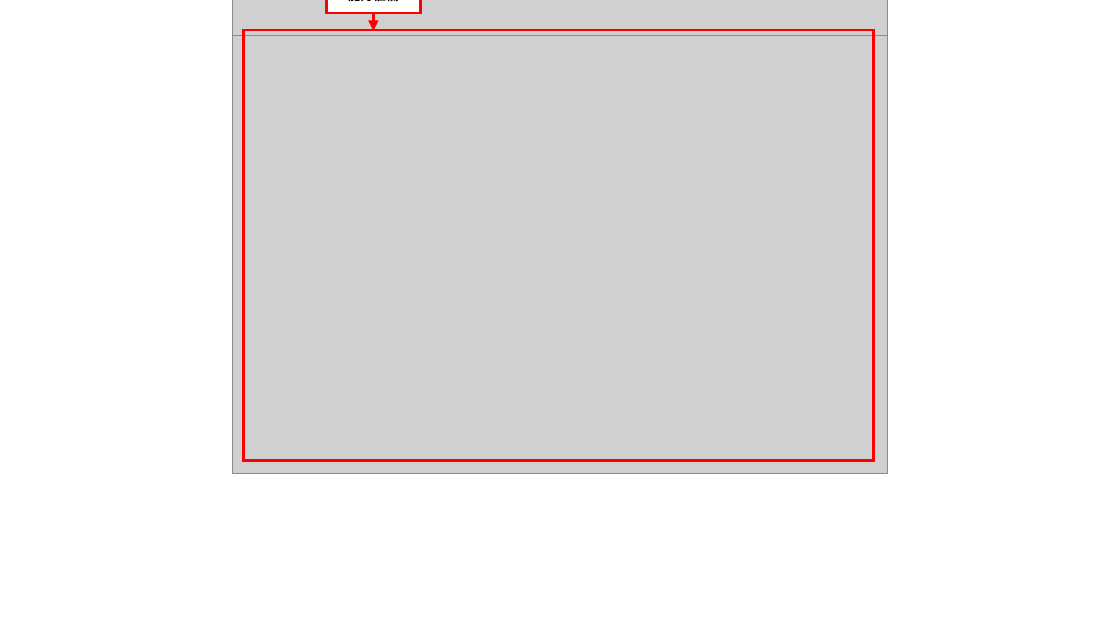
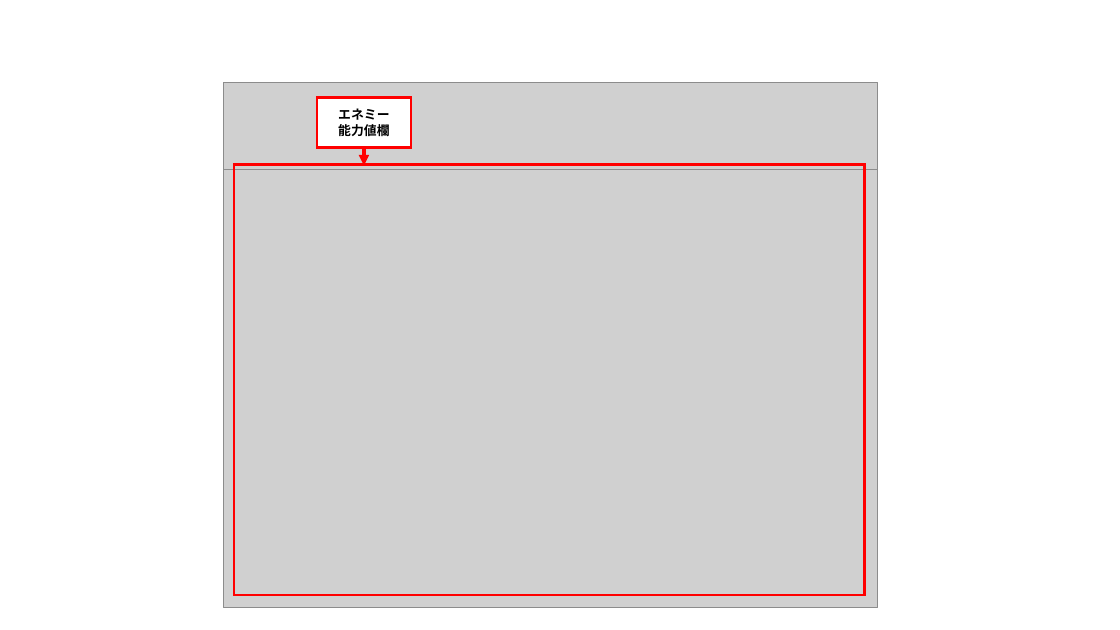
Before and after one commit to ramune428/lhtrpg_webapp_challenge, a slide deck: slide 25 of スクリーンショット_使い方_エネミー.pptx (slide 23 before the commit). Drawn at 1120x630 pixels with LibreOffice and Linux fonts; fonts in the diff are those of the drawing; grey boxes stand for pictures. Boxes give left, top, right and bottom in pixels: in the first picture for what was removed or moved away, otherwise in the second. Text is boxed around its words. In the diff, an @@ line names an element or a change of style, - is before the commit and + after.

```diff
--- a/スクリーンショット_使い方_エネミー.pptx
+++ b/スクリーンショット_使い方_エネミー.pptx
@@ 2 pictures, 2 rectangles, 1 arrow: place and size @@
-2 pictures, 2 rectangles, 1 arrow at bbox=[233, 0, 887, 474]
+2 pictures, 2 rectangles, 1 arrow at bbox=[223, 82, 878, 608]
```
Also in this commit, not shown: 7 other slides changed, 5 slides added, 28 other files.
